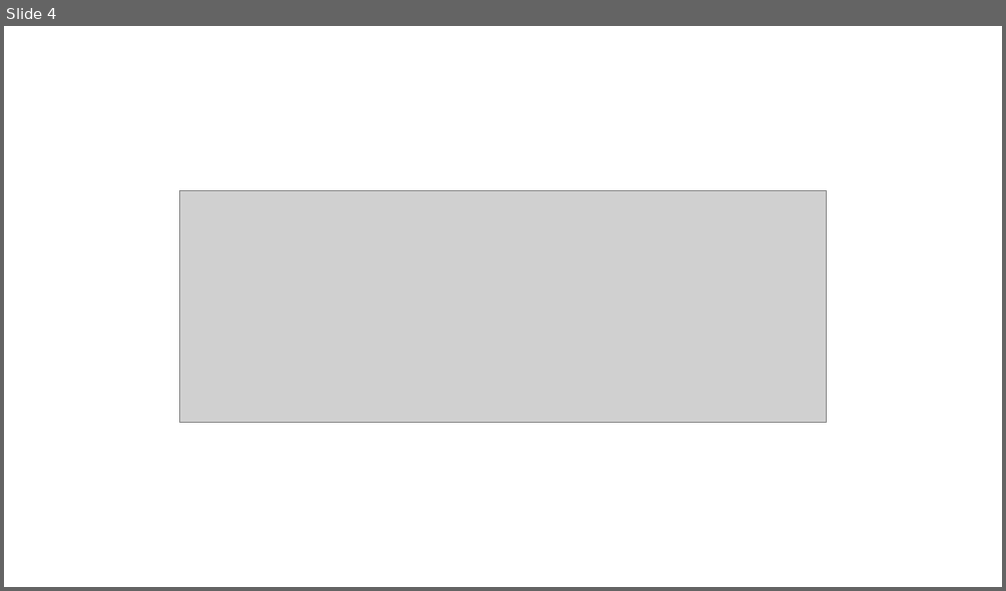
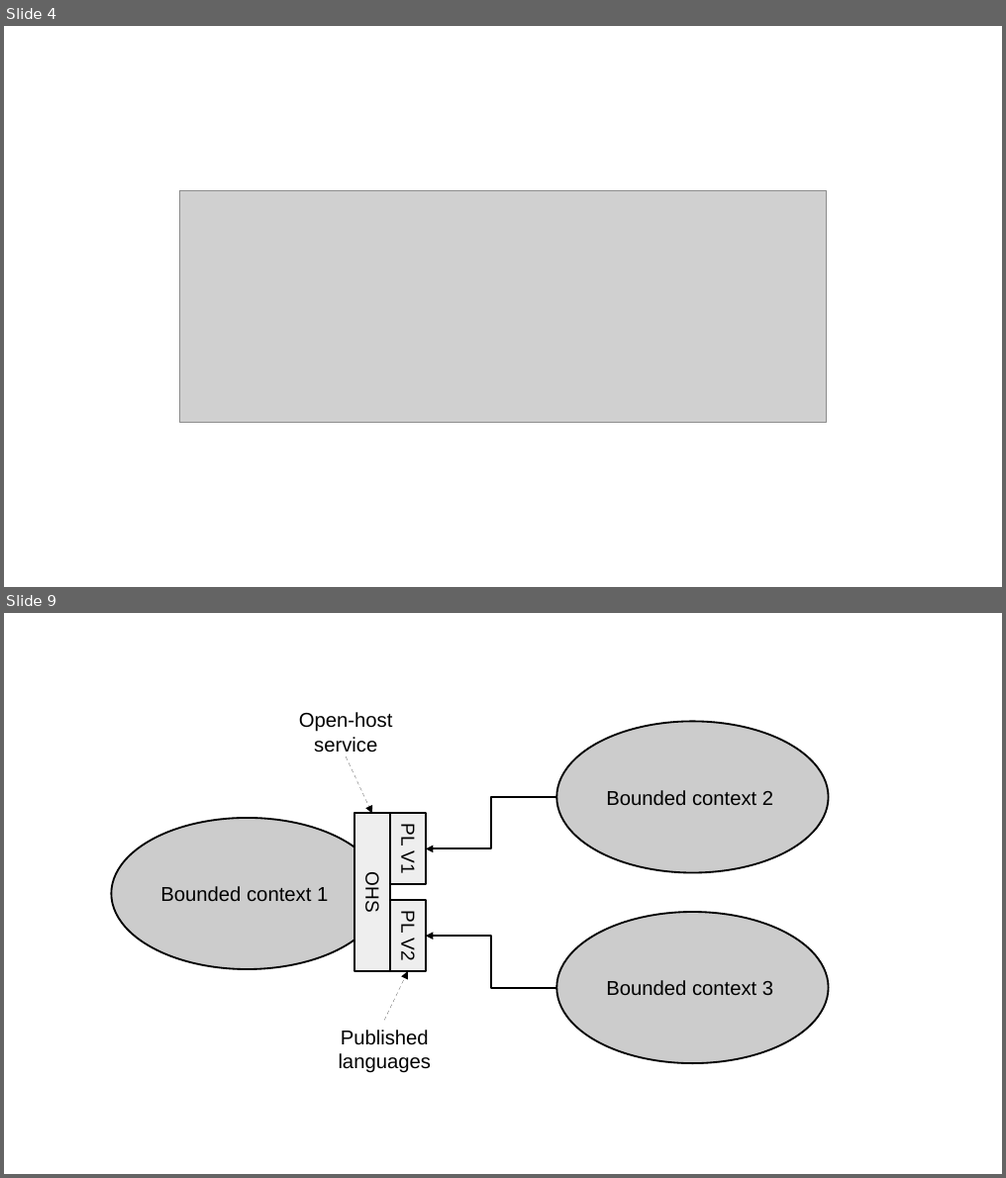
Before and after one commit to megakevin/end-point-blog, a slide deck: 2025/09/high-level-system-analysis-and-design-ddd-part-1/diagrams.odp. Shown one above the other, each under a label of ours: slide 4 before the commit, slides 4 and 9 after it; the slides between them are not shown. The pictures are 1006x591 and 1006x1178 pixels, drawn with LibreOffice and Linux fonts; fonts in the diff are those of the drawing; grey boxes stand for pictures. Boxes give left, top, right and bottom in pixels: in the first picture for what was removed or moved away, otherwise in the second. Text is boxed around its words. In the diff, an @@ line names an element or a change of style, - is before the commit and + after.

```diff
--- a/2025/09/high-level-system-analysis-and-design-ddd-part-1/diagrams.odp
+++ b/2025/09/high-level-system-analysis-and-design-ddd-part-1/diagrams.odp
@@ slide 9 added at (x1=4, y1=613, x2=1002, y2=1174), background #FFFFFF @@
@@ rectangle added at (x1=75, y1=700, x2=868, y2=1085), fill #FFFFFF, outline #FFFFFF 0 pt @@
@@ text added at (x1=299, y1=712, x2=393, y2=753), 16 pt, text #000000 @@
+Open-host
+service
@@ ellipse added at (x1=557, y1=722, x2=829, y2=873), fill #CCCCCC, outline #000000 1.45 pt, 16 pt, text #000000 @@
+Bounded context 2
@@ arrow added from (347, 757) to (372, 813), #000000 0 pt dashed @@
@@ ellipse added at (x1=112, y1=818, x2=383, y2=968), fill #CCCCCC, outline #000000 1.45 pt, 16 pt, text #000000 @@
+Bounded context 1
@@ rectangle added at (x1=354, y1=813, x2=390, y2=971), fill #EEEEEE, outline #000000 1.45 pt, 15 pt, text #000000 @@
+OHS
@@ rectangle added at (x1=390, y1=813, x2=425, y2=884), fill #EEEEEE, outline #000000 1.45 pt, 15 pt, text #000000 @@
+PL V1
@@ elbow arrow added from (557, 797) to (426, 850), #000000 1.45 pt @@
@@ rectangle added at (x1=390, y1=900, x2=425, y2=971), fill #EEEEEE, outline #000000 1.45 pt, 15 pt, text #000000 @@
+PL V2
@@ elbow arrow added from (557, 988) to (426, 937), #000000 1.45 pt @@
@@ ellipse added at (x1=557, y1=912, x2=829, y2=1063), fill #CCCCCC, outline #000000 1.45 pt, 16 pt, text #000000 @@
+Bounded context 3
@@ arrow added from (384, 1021) to (408, 971), #000000 0 pt dashed @@
@@ text added at (x1=339, y1=1030, x2=432, y2=1073), 16 pt, text #000000 @@
+Published
+languages
```
Also in this commit, not shown: 6 slides changed, 3 other slides added, 2 slides removed.
